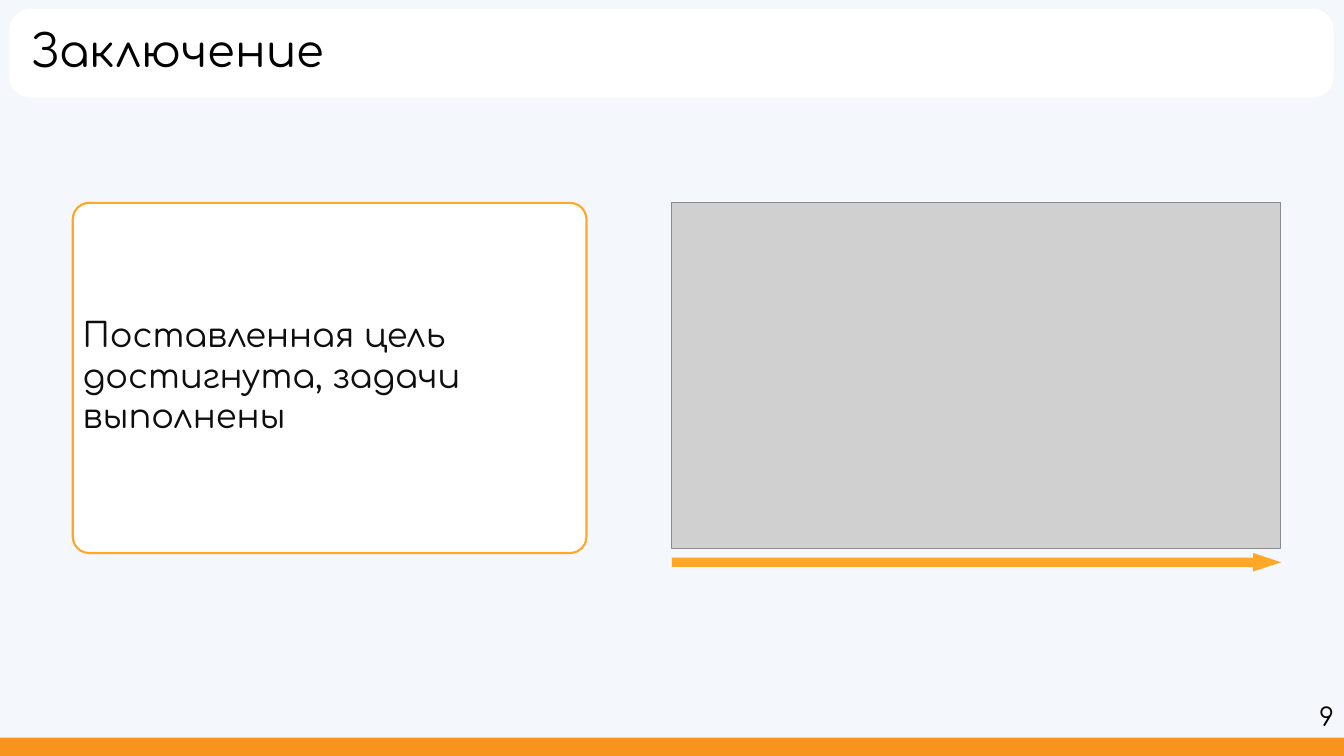
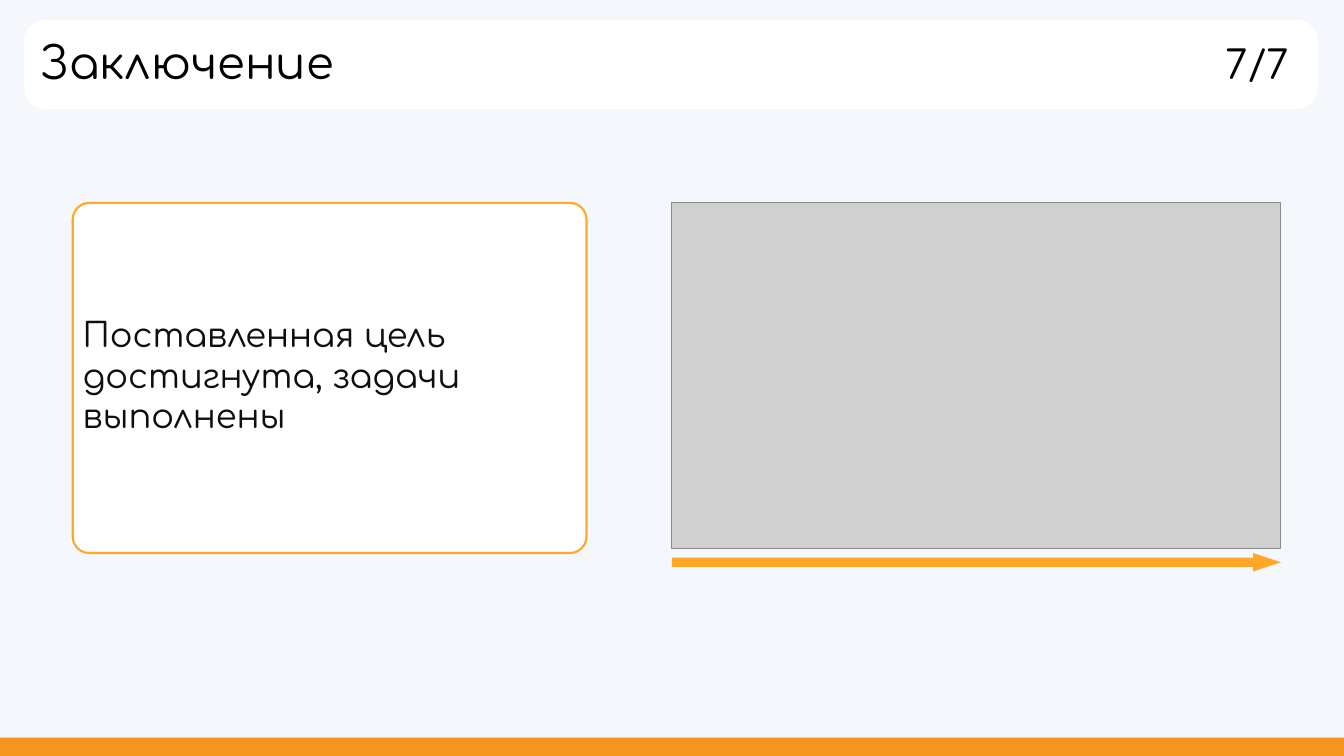
Before and after one commit to hhallva/cmdnt-website, a slide deck: slide 7 of ДП/Презентация/Презентация.pptx (slide 8 before the commit). Drawn at 1344x756 pixels with LibreOffice and Linux fonts; fonts in the diff are those of the drawing; grey boxes stand for pictures. Boxes give left, top, right and bottom in pixels: in the first picture for what was removed or moved away, otherwise in the second. Text is boxed around its words. In the diff, an @@ line names an element or a change of style, - is before the commit and + after.

```diff
--- a/ДП/Презентация/Презентация.pptx
+++ b/ДП/Презентация/Презентация.pptx
@@ rounded rectangle: place and size @@
-rounded rectangle at bbox=[10, 10, 1333, 97]
+rounded rectangle at bbox=[25, 21, 1318, 108]
@@ text "Заключение": place and size @@
-text "Заключение" at bbox=[31, 31, 324, 68]
+text "Заключение" at bbox=[41, 43, 334, 80]
@@ text added at bbox=[1226, 48, 1289, 82], 28 pt, text #000000 @@
+7/7
@@ text removed at bbox=[1319, 706, 1334, 726] @@
-9
```
Also in this commit, not shown: 7 other slides changed, 5 slides added, 1 slide removed, 23 other files.
